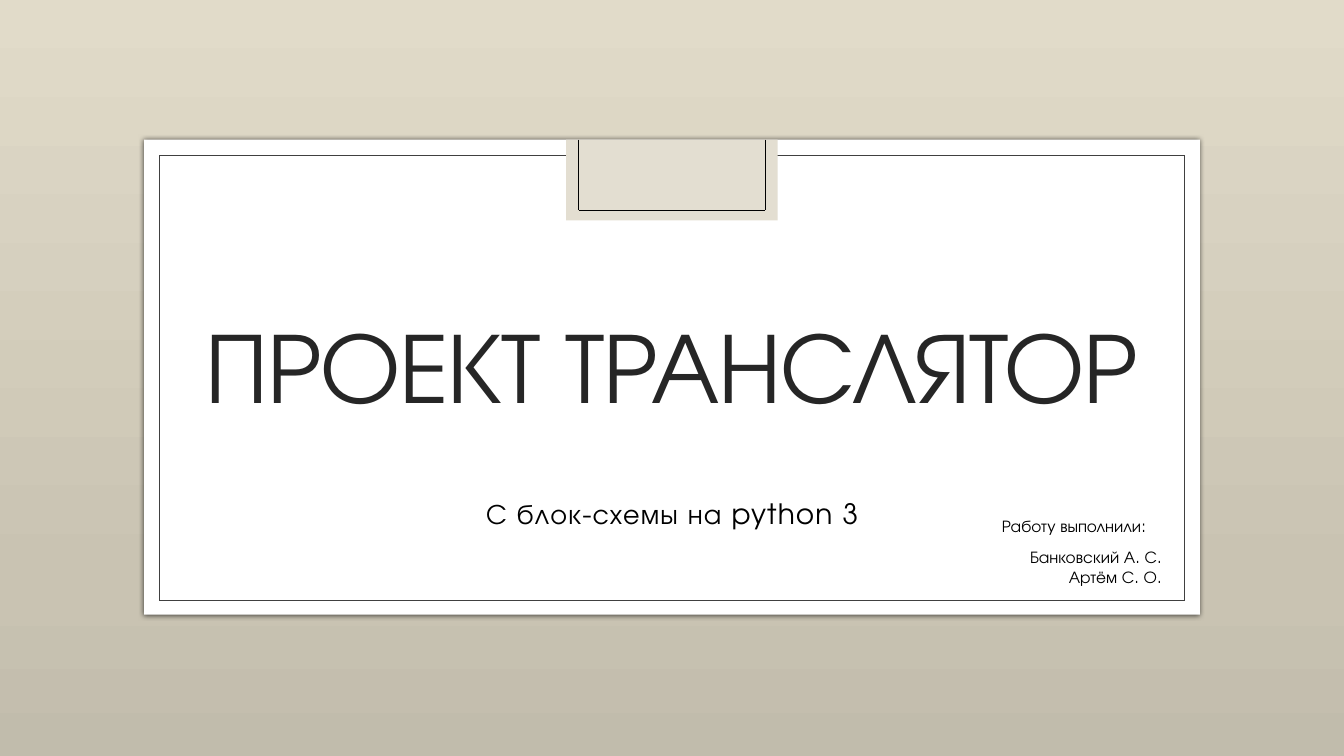
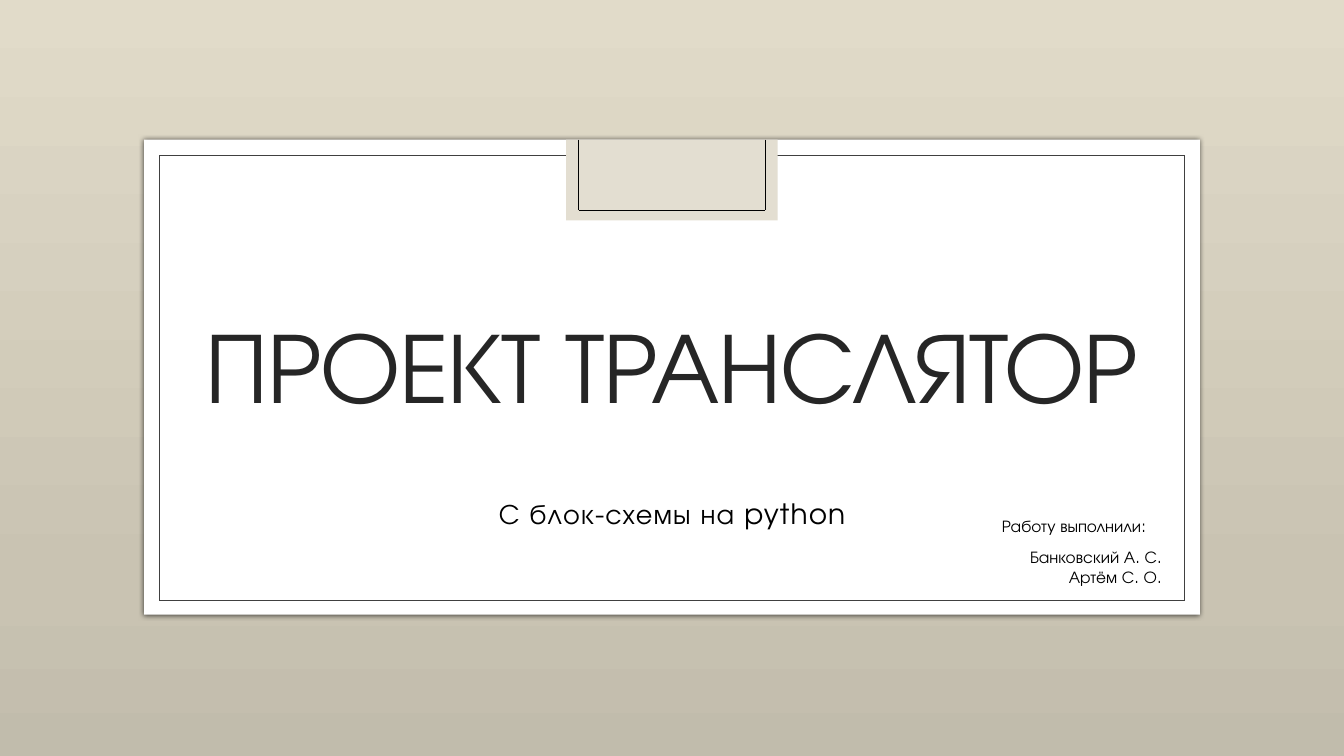
Before and after one commit to NemoNology/Programing-languages-theory, a slide deck: slide 1 of Lab-s/Translator/Presentation.pptx. Drawn at 1344x756 pixels with LibreOffice and Linux fonts; fonts in the diff are those of the drawing; background and template pictures are left out. Boxes give left, top, right and bottom in pixels: in the first picture for what was removed or moved away, otherwise in the second. Text is boxed around its words. In the diff, an @@ line names an element or a change of style, - is before the commit and + after.

Commit message:
Presentation
Fixed:
* Title

```diff
--- a/Lab-s/Translator/Presentation.pptx
+++ b/Lab-s/Translator/Presentation.pptx
@@ subtitle at (x1=499, y1=503, x2=845, y2=530): text changed @@
-С блок-схемы на python 3
+С блок-схемы на python
```
